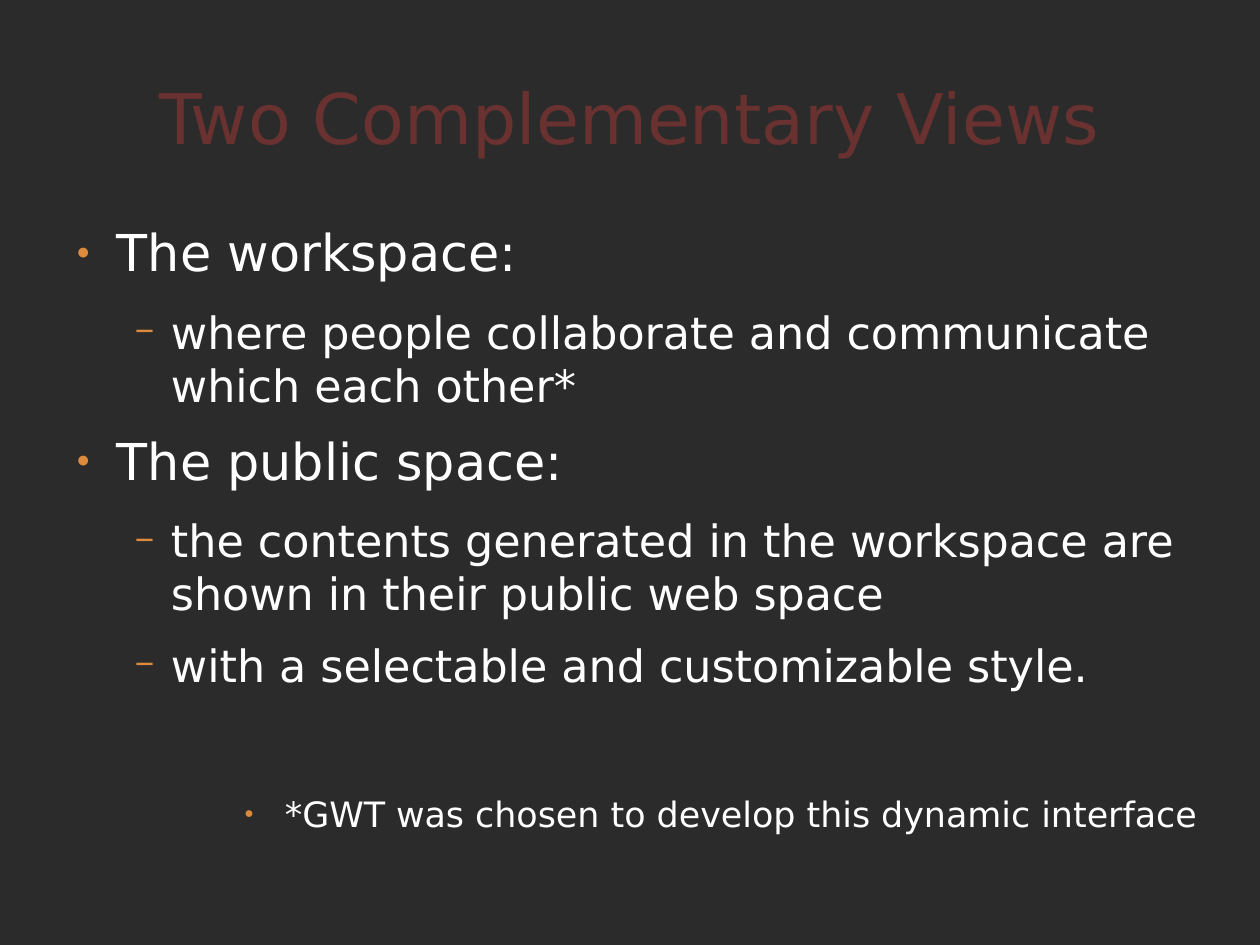
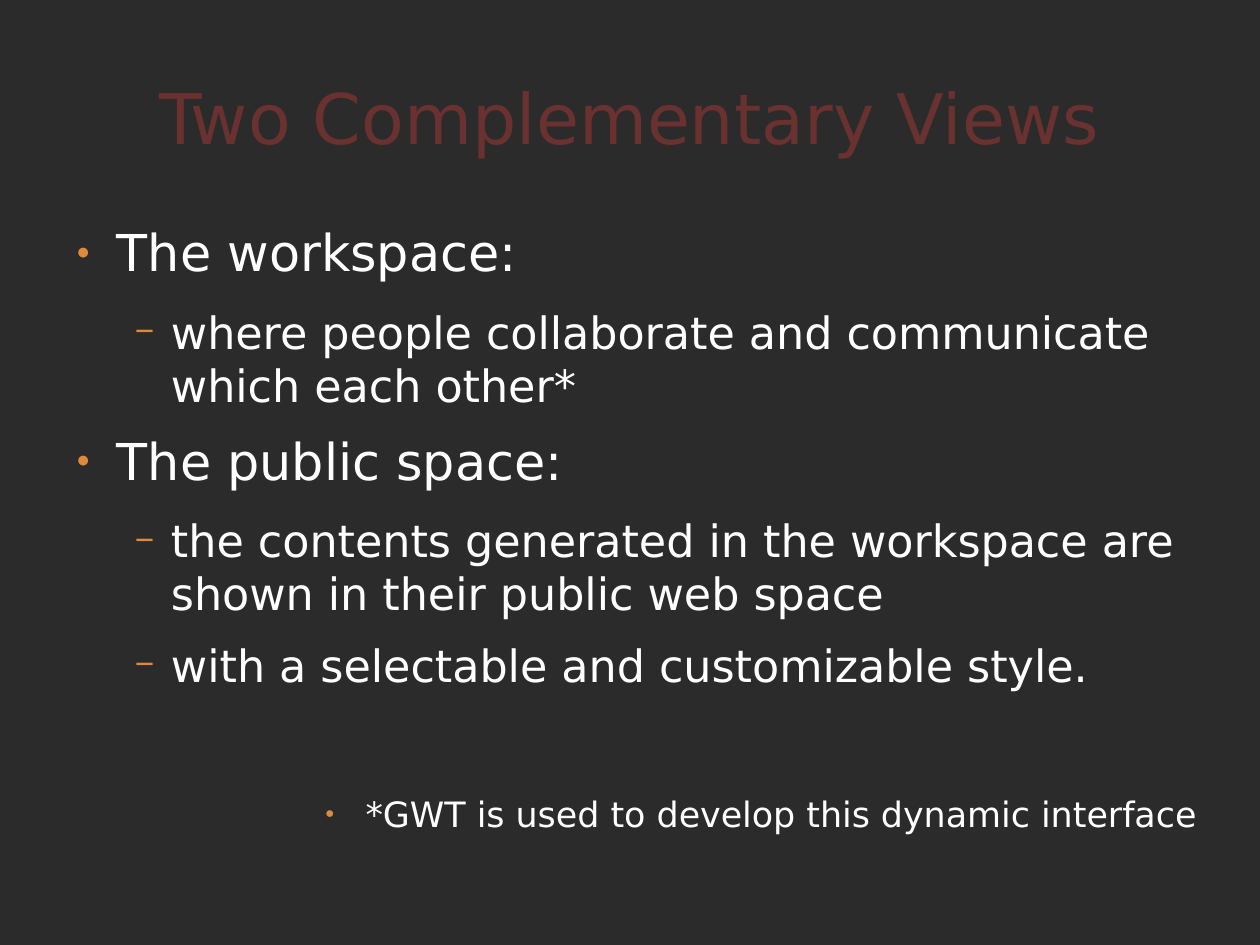
Before and after one commit to comunes/kune, a slide deck: slide 14 of doc/kune-dic-08.odp (slide 13 before the commit). Drawn at 1260x945 pixels with LibreOffice and Linux fonts; fonts in the diff are those of the drawing; background and template pictures are left out; a plain dark background stands for a picture behind light text. Boxes give left, top, right and bottom in pixels: in the first picture for what was removed or moved away, otherwise in the second. Text is boxed around its words. In the diff, an @@ line names an element or a change of style, - is before the commit and + after.

```diff
--- a/doc/kune-dic-08.odp
+++ b/doc/kune-dic-08.odp
@@ text at (366,800,1196,835): text changed @@
-● *GWT was chosen to develop this dynamic interface
+● *GWT is used to develop this dynamic interface
```
Also in this commit, not shown: 7 other slides changed, 1 slide added.
